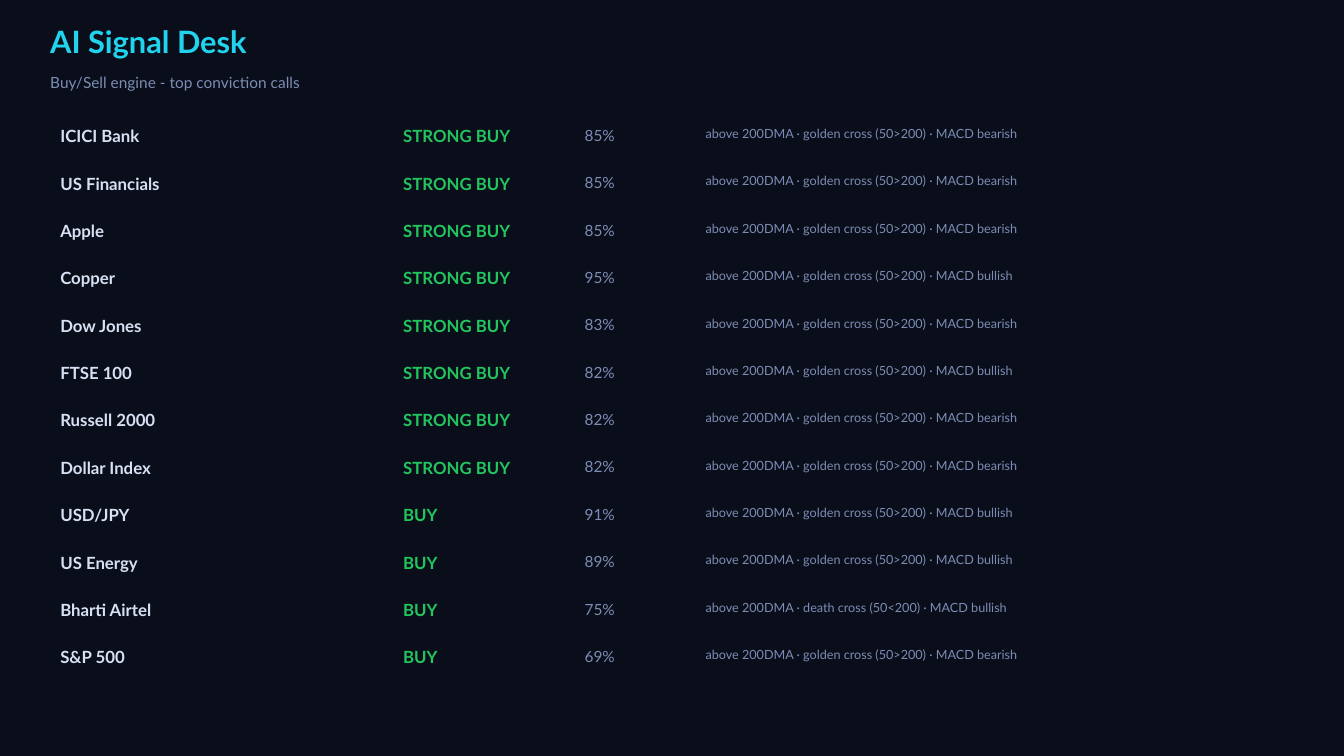
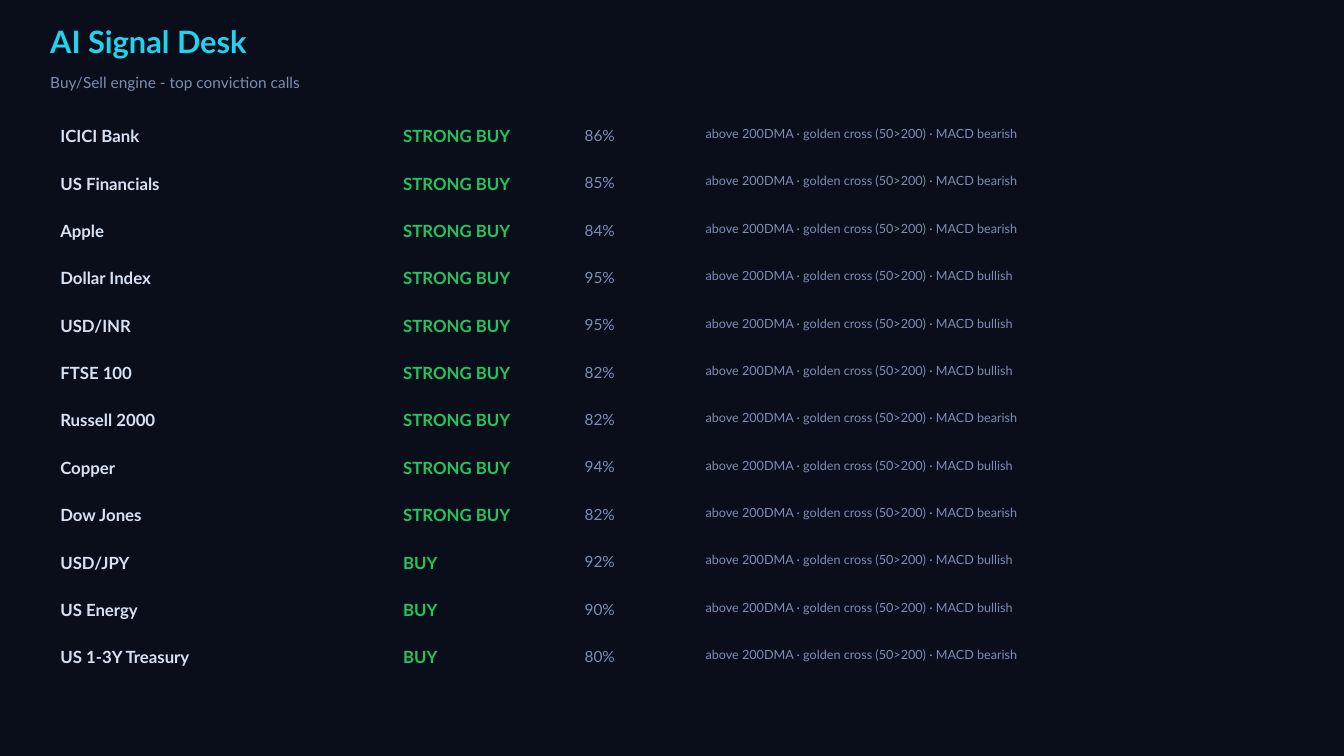
Before and after one commit to Pravkum23/pmr-terminal, a slide deck: slide 4 of docs/pmr_daily.pptx. Drawn at 1344x756 pixels with LibreOffice and Linux fonts; fonts in the diff are those of the drawing. Boxes give left, top, right and bottom in pixels: in the first picture for what was removed or moved away, otherwise in the second. Text is boxed around its words. In the diff, an @@ line names an element or a change of style, - is before the commit and + after.

```diff
--- a/docs/pmr_daily.pptx
+++ b/docs/pmr_daily.pptx
@@ text at bbox=[585, 130, 615, 141]: text changed @@
-85%
+86%
@@ text at bbox=[585, 225, 615, 236]: text changed @@
-85%
+84%
@@ text at bbox=[60, 271, 150, 284]: text changed @@
-Copper
+Dollar Index
@@ text at bbox=[60, 319, 131, 333]: text changed @@
-Dow Jones
+USD/INR
@@ text at bbox=[585, 319, 615, 330]: text changed @@
-83%
+95%
@@ text at bbox=[706, 318, 1013, 330]: text changed @@
-above 200DMA · golden cross (50>200) · MACD bearish
+above 200DMA · golden cross (50>200) · MACD bullish
@@ text at bbox=[60, 461, 115, 477]: text changed @@
-Dollar Index
+Copper
@@ text added at bbox=[585, 461, 615, 472], 11 pt, text #7C8DB5 @@
+94%
@@ text at bbox=[706, 460, 1013, 472]: text changed @@
-above 200DMA · golden cross (50>200) · MACD bearish
+above 200DMA · golden cross (50>200) · MACD bullish
@@ text added at bbox=[60, 509, 141, 521], 12 pt, text #D7E1F3, bold @@
+Dow Jones
@@ text at bbox=[403, 508, 510, 521]: text changed @@
-BUY
+STRONG BUY
@@ text "82%": place and size @@
-text "82%" at bbox=[585, 461, 615, 472]
+text "82%" at bbox=[585, 509, 615, 520]
@@ text removed at bbox=[585, 509, 615, 520] @@
-91%
@@ text at bbox=[706, 507, 1017, 519]: text changed @@
-above 200DMA · golden cross (50>200) · MACD bullish
+above 200DMA · golden cross (50>200) · MACD bearish
@@ text "USD/JPY": place and size @@
-text "USD/JPY" at bbox=[60, 508, 129, 522]
+text "USD/JPY" at bbox=[60, 556, 129, 570]
@@ text at bbox=[585, 556, 615, 567]: text changed @@
-89%
+92%
@@ text "US Energy": place and size @@
-text "US Energy" at bbox=[60, 556, 138, 572]
+text "US Energy" at bbox=[60, 603, 138, 619]
@@ text removed at bbox=[60, 603, 151, 616] @@
-Bharti Airtel
@@ text at bbox=[585, 604, 615, 615]: text changed @@
-75%
+90%
@@ text at bbox=[706, 602, 1013, 614]: text changed @@
-above 200DMA · death cross (50<200) · MACD bullish
+above 200DMA · golden cross (50>200) · MACD bullish
@@ text at bbox=[60, 650, 190, 666]: text changed @@
-S&P 500
+US 1-3Y Treasury
@@ text at bbox=[585, 651, 615, 662]: text changed @@
-69%
+80%
```
Also in this commit, not shown: 3 other slides changed, 2 other files.
